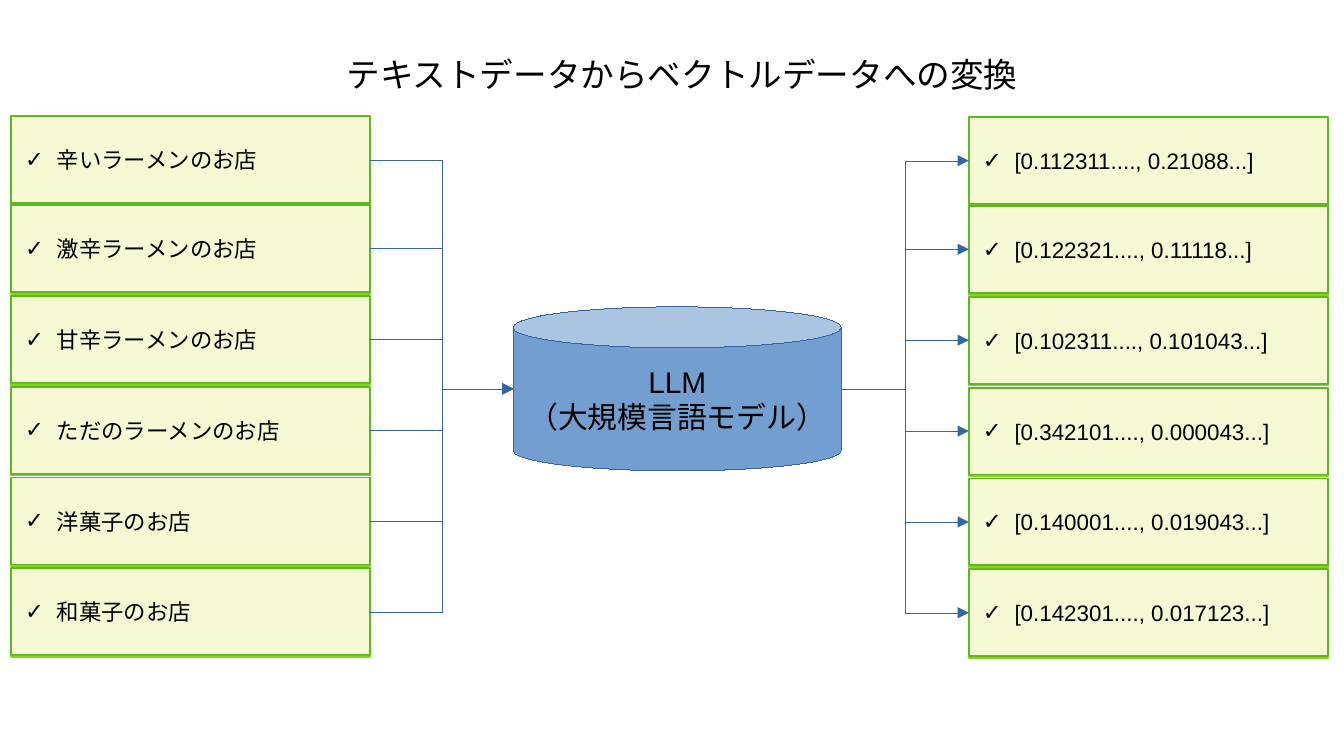
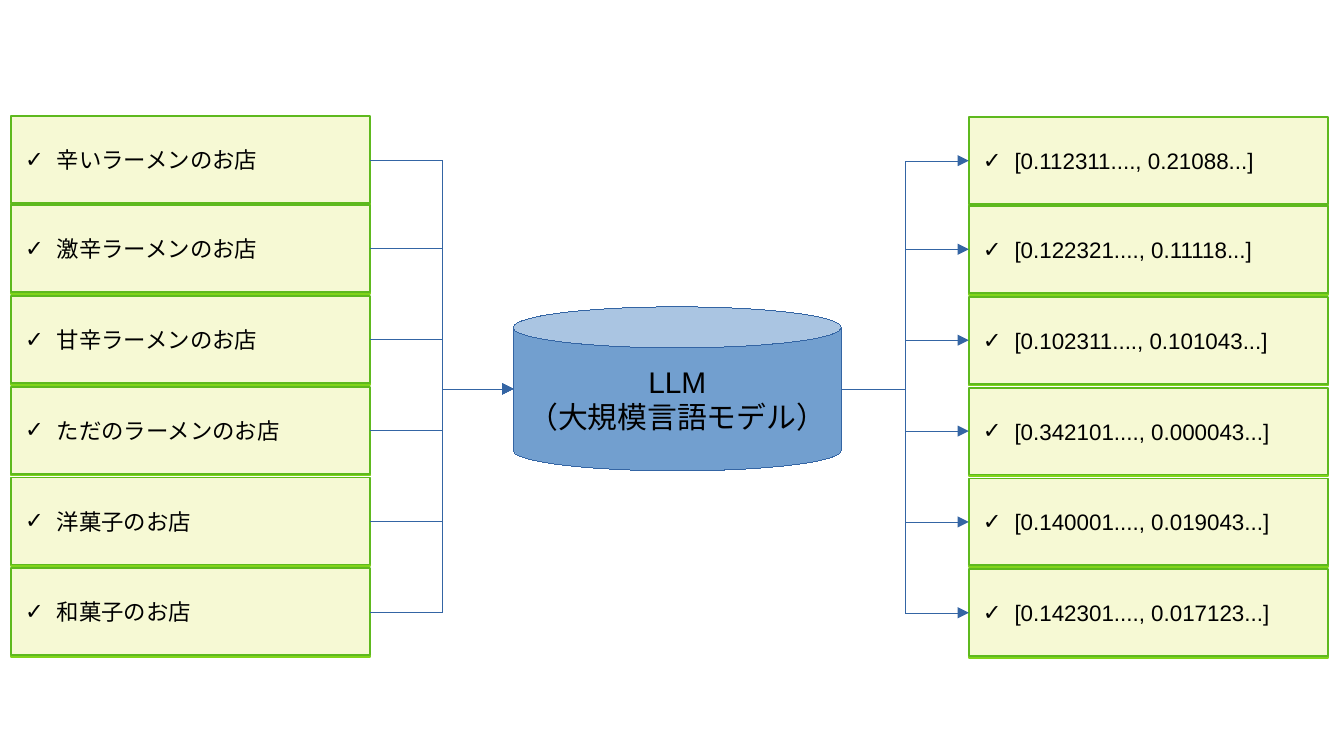
Before and after one commit to komainu8/rabbit-slide-komainu8-postgresql-conference-japan-2025, a slide deck: slide 7 of images.odp. Drawn at 1344x756 pixels with LibreOffice and Linux fonts; fonts in the diff are those of the drawing. Boxes give left, top, right and bottom in pixels: in the first picture for what was removed or moved away, otherwise in the second. Text is boxed around its words. In the diff, an @@ line names an element or a change of style, - is before the commit and + after.

```diff
--- a/images.odp
+++ b/images.odp
@@ text removed at (347, 58, 1018, 90) @@
-テキストデータからベクトルデータへの変換
```
Also in this commit, not shown: 6 other slides changed, 5 slides added, 1 slide removed.
